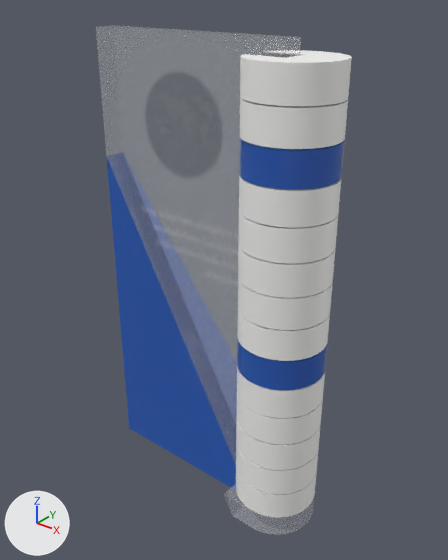
One commit to the glTF model models/gltf/Trophy/glTF/Trophy.gltf: the scene before it, then after it.
Rendered twice from a 50 mm lens placed at (3.94, -5.31, 6.4), pointed at (-0.48, 0.21, 2.97). Lighting does not change. The marker at lower left points along +X, +Y and +Z. The first picture is the older version. Where no turn or scale is listed for an object, it has been applied to the vertices.

In view in the first picture: 'baseDisc', 'blueSail', 'panel', 'ringBody_10 Years', 'ringBody_2019 - 2020 ', 'ringBody_2020 - 2021 ', 'ringBody_2021 - 2022 ', 'ringBody_2022 - 2023 ', 'ringBody_2023 - 2024 ', 'ringBody_2024 - 2025 ', 'ringBody_2025 - 2026 ', 'ringBody_2026 - 2027 ', 'ringBody_5 Years' and 5 more.
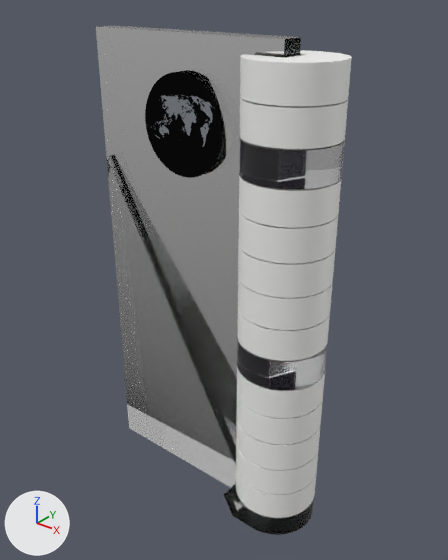
Where the change shows, as pixel boxes [x1, y1, x2, y2] in the pictures (448 x 560 px):
'panel', surface changed: [96, 25, 301, 464] in both
'blueSail', recoloured, surface changed: [106, 156, 236, 487] in both
'ringBody_10 Years', recoloured, surface changed: [239, 138, 345, 189] in both
'ringBody_5 Years', recoloured, surface changed: [237, 337, 327, 390] in both
'baseDisc', surface changed: [224, 483, 314, 535] in both

What the commit changed:
Material 'blueGlass' (mat_blueglass) changes colour from blue #2761c4 to white #ffffff; in linear values from (0.02, 0.12, 0.55) to (1.0, 1.0, 1.0).
In material 'blueGlass' (mat_blueglass), alpha goes from 0.8 to 1.0.
In material 'blueGlass' (mat_blueglass), transmission_weight is now set to 1.0.
In material 'clearGlass' (mat_clearglass), alpha goes from 0.15 to 1.0.
In material 'clearGlass' (mat_clearglass), transmission_weight is now set to 1.0.
Material 'mileMat' (mat_milemat) changes colour from blue #2761c4 to white #ffffff; in linear values from (0.02, 0.12, 0.55) to (1.0, 1.0, 1.0).
In material 'mileMat' (mat_milemat), alpha goes from 0.8 to 1.0.
In material 'mileMat' (mat_milemat), transmission_weight is now set to 1.0.
